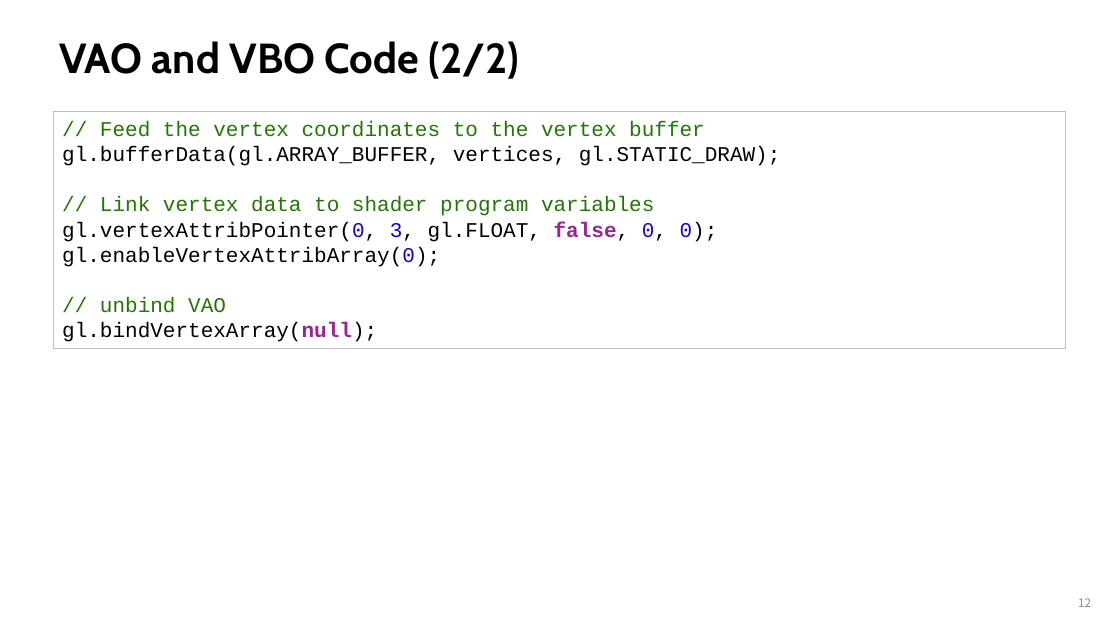
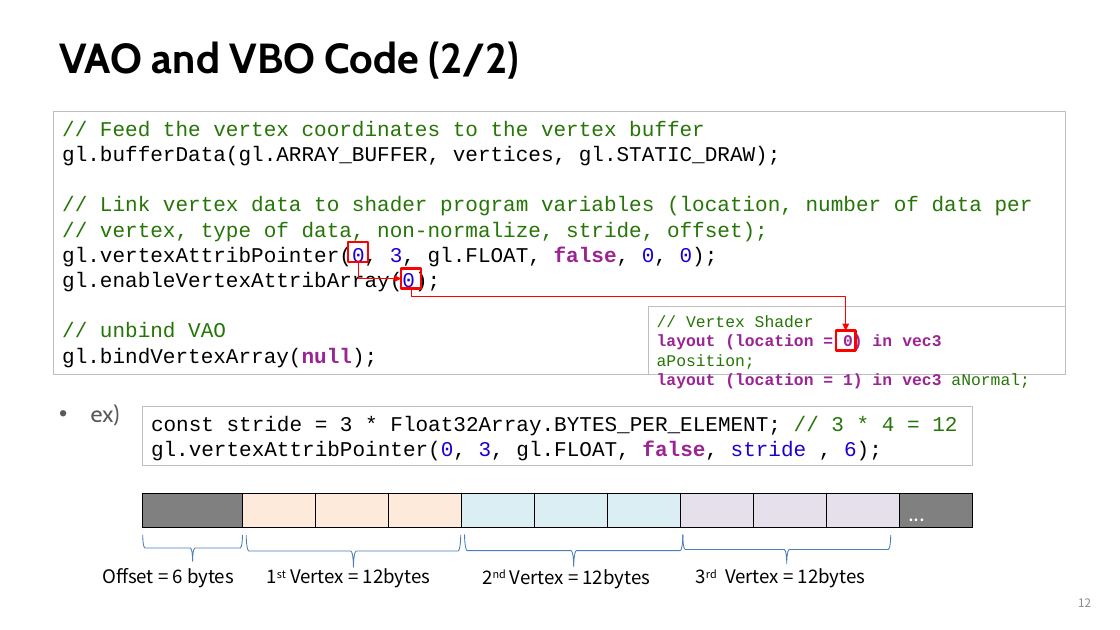
Before and after one commit to nieRmocha/-WebGLDist, a slide deck: slide 12 of Notes/02_1_RenderingBasics.pptx. Drawn at 1120x630 pixels with LibreOffice and Linux fonts; fonts in the diff are those of the drawing. Boxes give left, top, right and bottom in pixels: in the first picture for what was removed or moved away, otherwise in the second. Text is boxed around its words. In the diff, an @@ line names an element or a change of style, - is before the commit and + after.

Commit message:
2025-02-21-2

```diff
--- a/Notes/02_1_RenderingBasics.pptx
+++ b/Notes/02_1_RenderingBasics.pptx
@@ rectangle "// Feed the vertex coordinates ...": place and size @@
-rectangle "// Feed the vertex coordinates ..." at (54, 111, 1065, 349)
+rectangle "// Feed the vertex coordinates ..." at (54, 111, 1065, 374)
@@ text in rectangle at (100, 196, 1033, 244): text changed @@
-// Link vertex data to shader program variables
+// Link vertex data to shader program variables (location, number of data per
+// vertex, type of data, non-normalize, stride, offset);
@@ rectangle added at (349, 242, 369, 262), outline #FF0000 2 pt @@
@@ elbow arrow added from (358, 262) to (402, 279), #FF0000 0.75 pt @@
@@ rectangle added at (402, 269, 422, 289), outline #FF0000 2 pt @@
@@ elbow arrow added from (411, 289) to (846, 331), #FF0000 0.75 pt @@
@@ rectangle added at (649, 307, 1065, 375), outline #BFBFBF 0.75 pt, 14 pt, text #9B2393, bold @@
+// Vertex Shader
+layout (location = 0) in vec3 aPosition;
+layout (location = 1) in vec3 aNormal;
@@ rectangle added at (836, 331, 856, 351), outline #FF0000 2 pt @@
@@ text added at (91, 404, 120, 425), 20 pt, text #595959 @@
+• ex)
@@ rectangle added at (143, 407, 973, 466), outline #BFBFBF 0.75 pt, 18 pt, text #000000 @@
+const stride = 3 * Float32Array.BYTES_PER_ELEMENT; // 3 * 4 = 12
+gl.vertexAttribPointer(0, 3, gl.FLOAT, false, stride , 6);
@@ table added at (143, 493, 974, 528), 1 rows, 11 columns @@
+ |  |  |  |  |  |  |  |  |  | ...
@@ left brace added at (143, 535, 243, 561), outline #4B7EBC 0.75 pt @@
@@ left brace added at (247, 534, 461, 567), outline #4B7EBC 0.75 pt @@
@@ left brace added at (465, 535, 684, 568), outline #4B7EBC 0.75 pt @@
@@ left brace added at (684, 535, 891, 563), outline #4B7EBC 0.75 pt @@
@@ text added at (102, 568, 234, 588), 16 pt, text #000000 @@
+Offset = 6 bytes
@@ text added at (290, 568, 431, 588), 16 pt, text #000000 @@
+1st Vertex = 12bytes
@@ text added at (510, 569, 651, 589), 16 pt, text #000000 @@
+2nd Vertex = 12bytes
@@ text added at (725, 568, 866, 588), 16 pt, text #000000 @@
+3rd Vertex = 12bytes
```
Also in this commit, not shown: 2 other slides changed.
